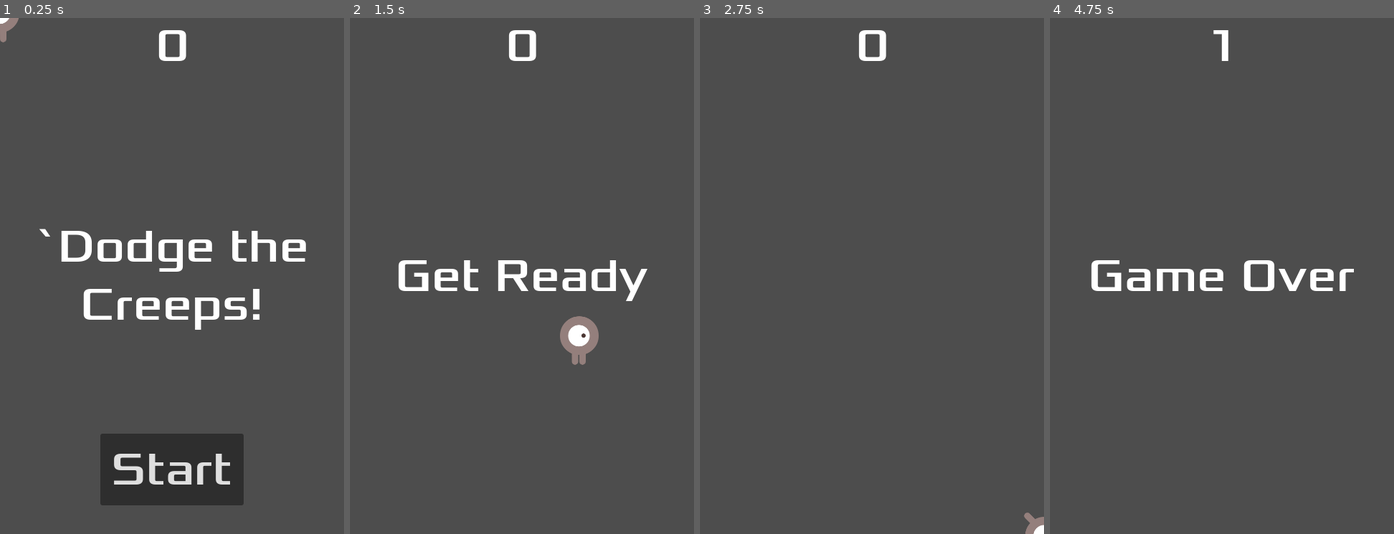
Above: before the commit, frames 1-4 (left to right).
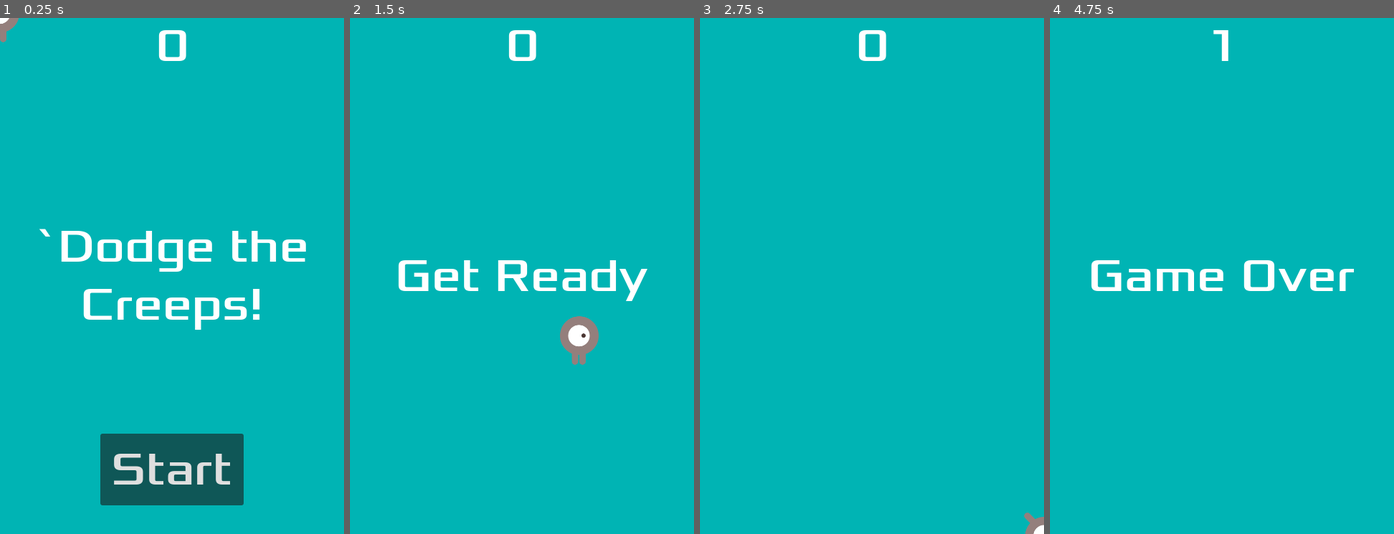
Above: after the commit, the same moments.

Repository: ittokunvim/learning-godot
Game: Godot game, scene res://main.tscn
Same seed, same stepped clock (60 frames per second), same inputs: the game is played once before the commit and once after it.
Inputs:
- Up to frame 1 (0.25 s): no input
- Up to frame 2 (1.5 s): click "Start" at 0.5 s; tap Enter at 1.25 s; hold Right (move_right) from 1.28 s (still down)
- Up to frame 3 (2.75 s): release Right (move_right) at 2.03 s; hold Down (move_down) from 2.03 s (still down)
- Up to frame 4 (4.75 s): release Down (move_down) at 2.78 s; hold Right (move_right) 2.78-3.53 s; hold Up (move_up) 3.53-4.28 s; hold Left (move_left) from 4.28 s (still down)

The runs differ from the first frame. In frame 1, 96% of the frame differs, in the area x 0-100%, y 0-100%; in frame 2, 97%; in frame 3, 100%; in frame 4, 98%.

Commit message:
feat: :sparkles: Finished finishing up

Diff:
--- a/first_2d_game/hud.tscn
+++ b/first_2d_game/hud.tscn
@@ -2,6 +2,12 @@
 
 [ext_resource type="FontFile" uid="uid://d3r8h3epejswx" path="res://fonts/Xolonium-Regular.ttf" id="1_37p78"]
 [ext_resource type="Script" uid="uid://dsvfu44fkxob5" path="res://hud.gd" id="1_64ctp"]
+
+[sub_resource type="InputEventAction" id="InputEventAction_64ctp"]
+action = &"start_game"
+
+[sub_resource type="Shortcut" id="Shortcut_8sq4i"]
+events = [SubResource("InputEventAction_64ctp")]
 
 [node name="HUD" type="CanvasLayer" unique_id=237371653]
 script = ExtResource("1_64ctp")
@@ -53,6 +59,7 @@
 grow_vertical = 0
 theme_override_fonts/font = ExtResource("1_37p78")
 theme_override_font_sizes/font_size = 64
+shortcut = SubResource("Shortcut_8sq4i")
 text = "Start"
 
 [node name="MessageTimer" type="Timer" parent="." unique_id=520158612]
--- a/first_2d_game/main.gd
+++ b/first_2d_game/main.gd
@@ -17,6 +17,9 @@
 
 	$HUD.show_game_over()
 
+	$Music.stop()
+	$DeathSound.play()
+
 
 func new_game() -> void:
 	score = 0
@@ -27,6 +30,8 @@
 	$HUD.show_message("Get Ready")
 
 	get_tree().call_group("mobs", "queue_free")
+
+	$Music.play()
 
 
 func _on_score_timer_timeout() -> void:
--- a/first_2d_game/main.tscn
+++ b/first_2d_game/main.tscn
@@ -4,6 +4,8 @@
 [ext_resource type="PackedScene" uid="uid://1qdfrag6cyjj" path="res://player.tscn" id="1_ig7tw"]
 [ext_resource type="PackedScene" uid="uid://chtdo520ps87q" path="res://mob.tscn" id="2_h2yge"]
 [ext_resource type="PackedScene" uid="uid://e2281g5kv75o" path="res://hud.tscn" id="4_1bvp3"]
+[ext_resource type="AudioStream" uid="uid://bvleq2elwuhub" path="res://art/House In a Forest Loop.ogg" id="5_7mycd"]
+[ext_resource type="AudioStream" uid="uid://u1clly7pvkrw" path="res://art/gameover.wav" id="6_272bh"]
 
 [sub_resource type="Curve2D" id="Curve2D_ig7tw"]
 _data = {
@@ -14,6 +16,14 @@
 [node name="Main" type="Node" unique_id=1926994771]
 script = ExtResource("1_0xm2m")
 mob_scene = ExtResource("2_h2yge")
+
+[node name="BackgroundColor" type="ColorRect" parent="." unique_id=1313510366]
+anchors_preset = 15
+anchor_right = 1.0
+anchor_bottom = 1.0
+grow_horizontal = 2
+grow_vertical = 2
+color = Color(0, 0.7058824, 0.7058824, 1)
 
 [node name="Player" parent="." unique_id=1353397723 instance=ExtResource("1_ig7tw")]
 
@@ -39,6 +49,13 @@
 
 [node name="HUD" parent="." unique_id=237371653 instance=ExtResource("4_1bvp3")]
 
+[node name="Music" type="AudioStreamPlayer" parent="." unique_id=1933507715]
+stream = ExtResource("5_7mycd")
+parameters/looping = true
+
+[node name="DeathSound" type="AudioStreamPlayer" parent="." unique_id=1971192610]
+stream = ExtResource("6_272bh")
+
 [connection signal="hit" from="Player" to="." method="game_over"]
 [connection signal="timeout" from="MobTimer" to="." method="_on_mob_timer_timeout"]
 [connection signal="timeout" from="ScoreTimer" to="." method="_on_score_timer_timeout"]
--- a/first_2d_game/project.godot
+++ b/first_2d_game/project.godot
@@ -43,6 +43,11 @@
 "events": [Object(InputEventKey,"resource_local_to_scene":false,"resource_name":"","device":-1,"window_id":0,"alt_press …(195 unchanged characters)…
 ]
 }
+start_game={
+"deadzone": 0.2,
+"events": [Object(InputEventKey,"resource_local_to_scene":false,"resource_name":"","device":-1,"window_id":0,"alt_pressed":false,"shift_pressed":false,"ctrl_pressed":false,"meta_pressed":false,"pressed":false,"keycode":0,"physical_keycode":4194309,"key_label":0,"unicode":0,"location":0,"echo":false,"script":null)
+]
+}
 
 [physics]
 
Not shown, changed: doc/first_2d_game/6-heads_up_display.md
Not shown, added: doc/first_2d_game/7-finishing_up.md
Not shown, added: doc/first_2d_game/images/7-first_2d_game.webp
